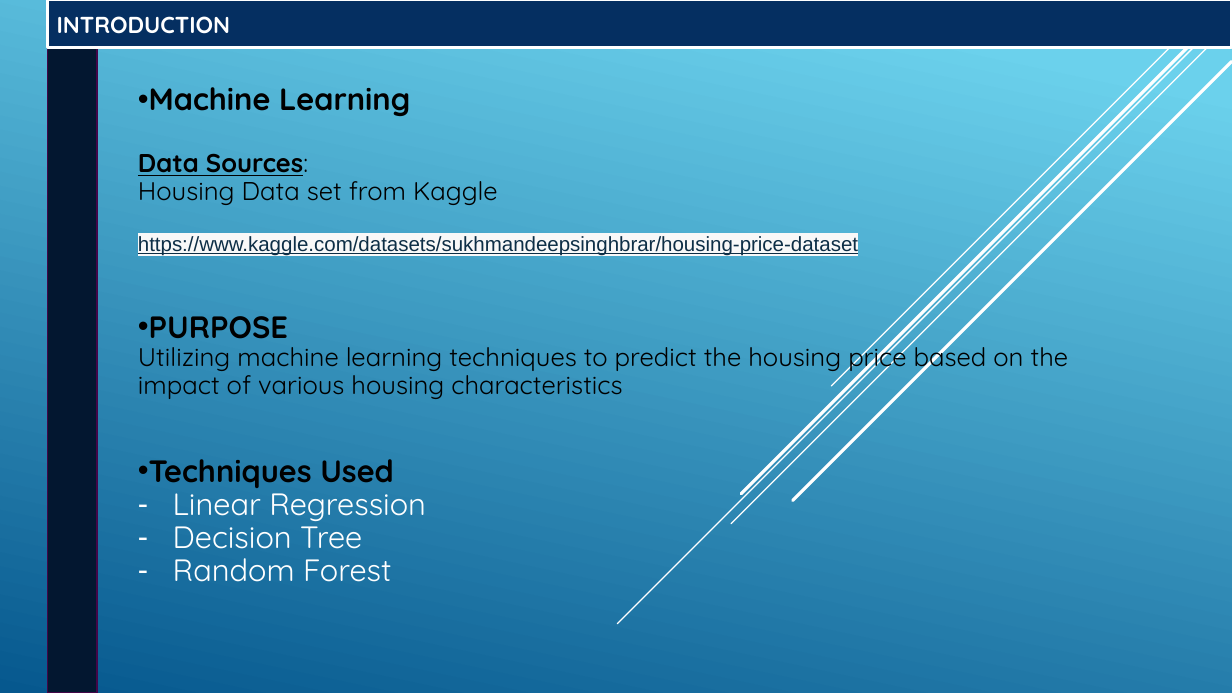
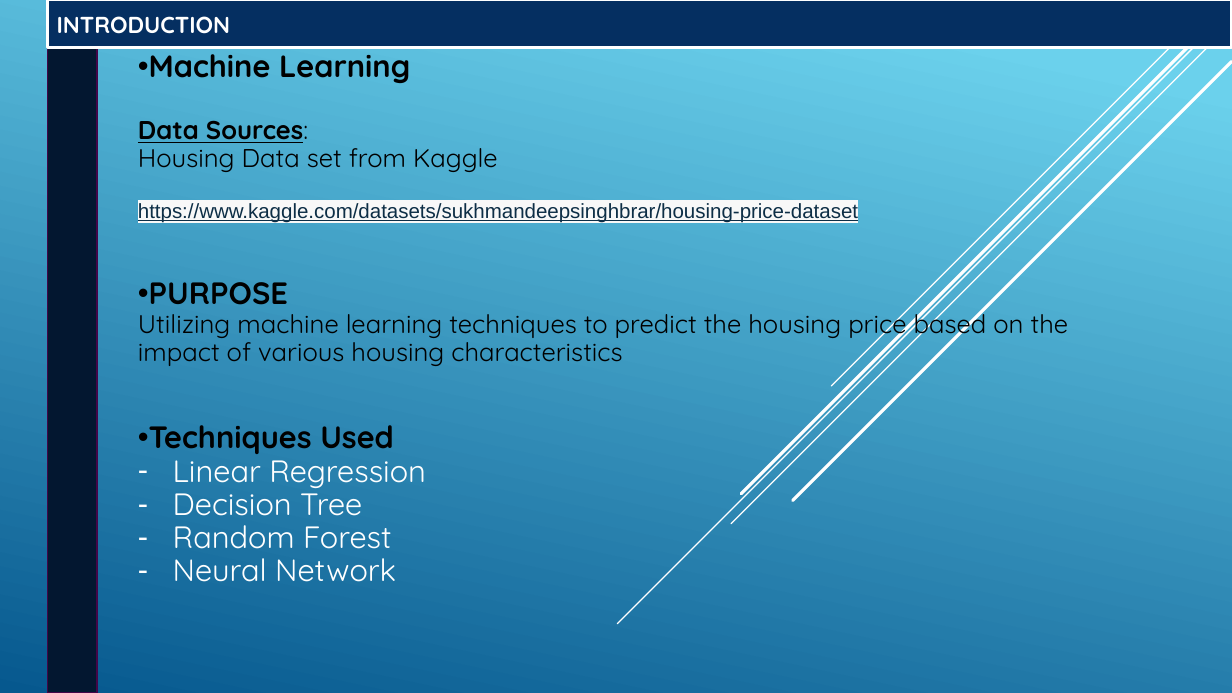
Before and after one commit to kevindownesii/Project_4, a slide deck: slide 2 of Team6-RutgersProject04.pptx. Drawn at 1232x693 pixels with LibreOffice and Linux fonts; fonts in the diff are those of the drawing. Boxes give left, top, right and bottom in pixels: in the first picture for what was removed or moved away, otherwise in the second. Text is boxed around its words. In the diff, an @@ line names an element or a change of style, - is before the commit and + after.

```diff
--- a/Team6-RutgersProject04.pptx
+++ b/Team6-RutgersProject04.pptx
@@ text at box(173, 558, 396, 582): paragraph added @@
+– Neural Network
```
Also in this commit, not shown: 3 other slides changed, 2 slides added.
